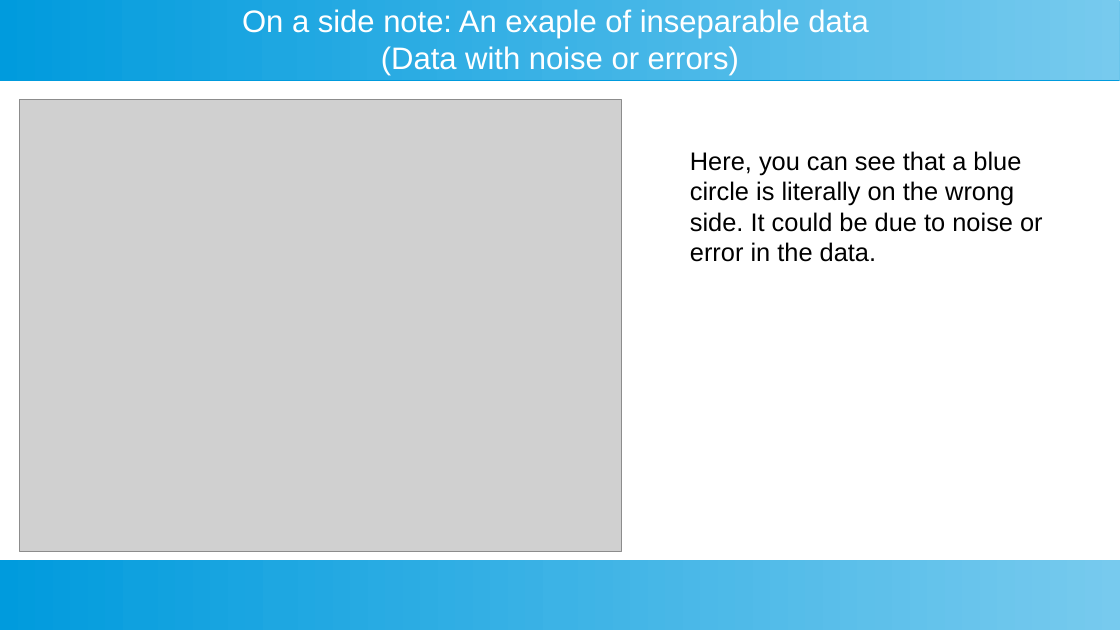
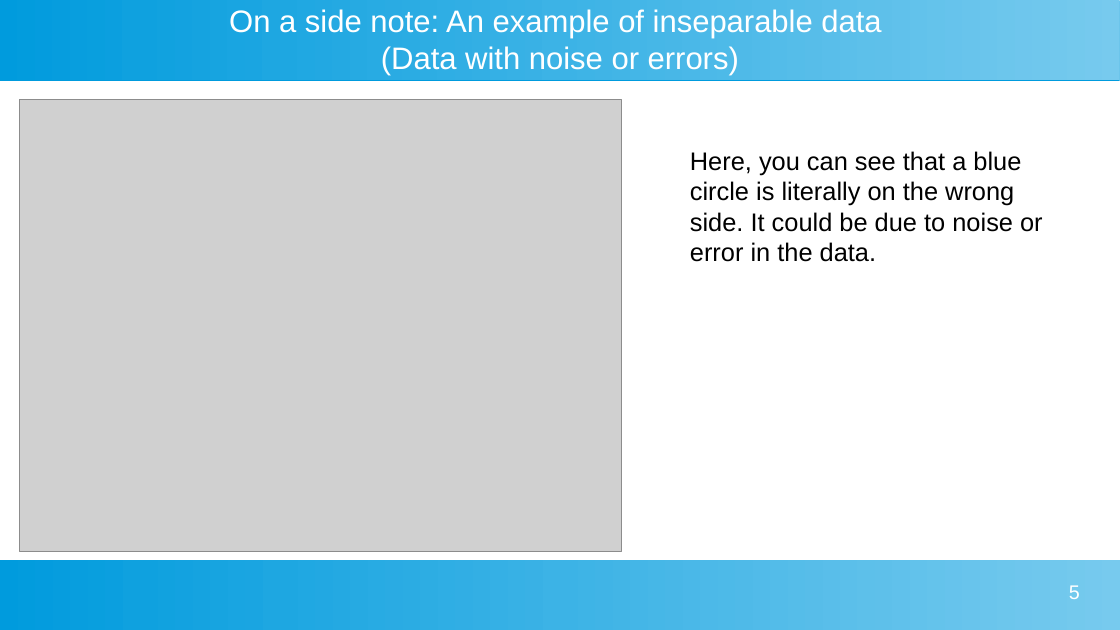
Before and after one commit to ashishjain1547/dataAnalyticsCourse, a slide deck: slide 5 of slides/(11) logistic regression.odp. Drawn at 1120x630 pixels with LibreOffice and Linux fonts; fonts in the diff are those of the drawing; grey boxes stand for pictures. Boxes give left, top, right and bottom in pixels: in the first picture for what was removed or moved away, otherwise in the second. Text is boxed around its words. In the diff, an @@ line names an element or a change of style, - is before the commit and + after.

```diff
--- a/slides/(11) logistic regression.odp
+++ b/slides/(11) logistic regression.odp
@@ title at box(229, 9, 881, 75): text changed @@
-On a side note: An exaple of inseparable data
-(Data with noise or errors)
+On a side note: An example of inseparable data
+(Data with noise or errors)
@@ page number added at box(1069, 585, 1080, 599), 14 pt, text #FFFFFF @@
+5
```
Also in this commit, not shown: 11 other slides changed, 4 other files.
